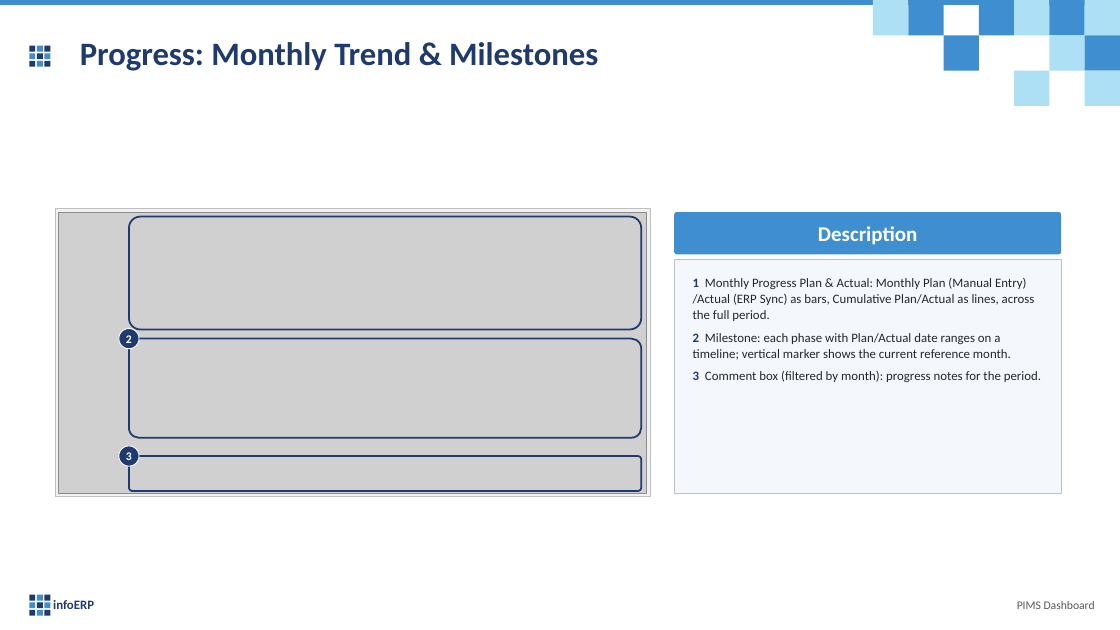
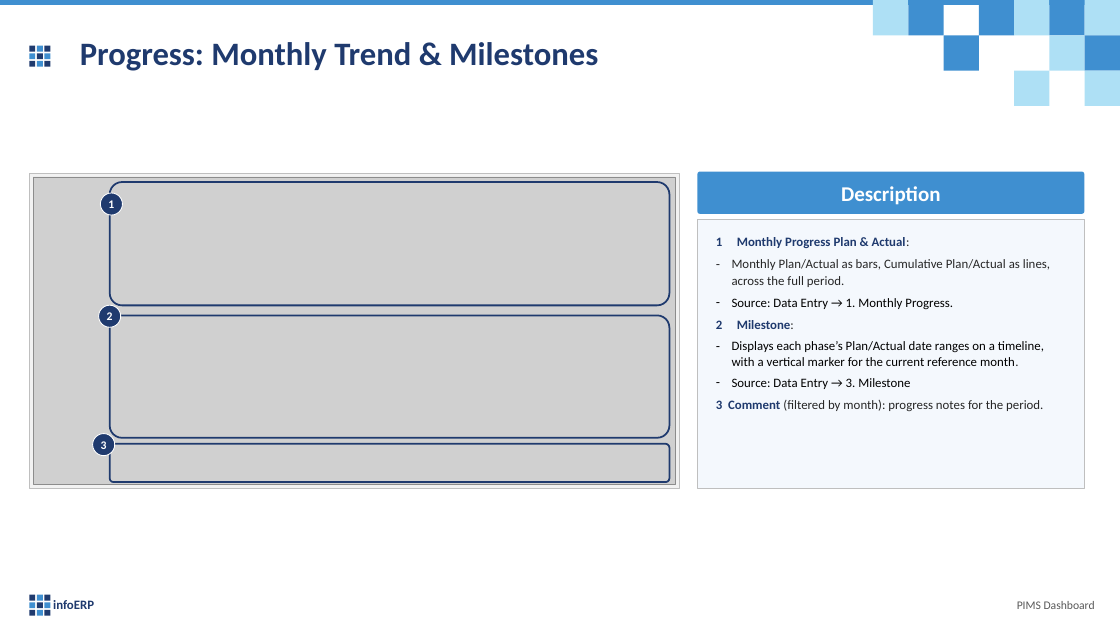
Before and after one commit to truongCLT/PIMS-DASHBOARD, a slide deck: slide 16 of docs/PIMS_Dashboard_User_Guide_Condensed.pptx (slide 14 before the commit). Drawn at 1120x630 pixels with LibreOffice and Linux fonts; fonts in the diff are those of the drawing; grey boxes stand for pictures. Boxes give left, top, right and bottom in pixels: in the first picture for what was removed or moved away, otherwise in the second. Text is boxed around its words. In the diff, an @@ line names an element or a change of style, - is before the commit and + after.

```diff
--- a/docs/PIMS_Dashboard_User_Guide_Condensed.pptx
+++ b/docs/PIMS_Dashboard_User_Guide_Condensed.pptx
@@ rectangle: place and size @@
-rectangle at [55,208,650,497]
+rectangle at [29,173,679,488]
@@ picture: place and size @@
-picture at [59,212,647,493]
+picture at [33,177,676,485]
@@ rounded rectangle "Description": place and size @@
-rounded rectangle "Description" at [675,212,1062,254]
+rounded rectangle "Description" at [697,171,1085,213]
@@ ellipse added at [101,193,123,215], fill #1F3A6E, outline #FFFFFF 0.75 pt, 10 pt, text #FFFFFF, bold @@
+1
@@ rounded rectangle: place and size @@
-rounded rectangle at [129,217,641,329]
+rounded rectangle at [110,182,670,306]
@@ rectangle: place and size @@
-rectangle at [675,260,1062,493]
+rectangle at [697,219,1085,488]
@@ text at [716,237,1050,411]: text changed; text colour #262626 to #000000 @@
-1 Monthly Progress Plan & Actual: Monthly Plan (Manual Entry) /Actual (ERP Sync) as bars, Cumulative Plan/Actual as lines, across the full period.
-2 Milestone: each phase with Plan/Actual date ranges on a timeline; vertical marker shows the current reference month.
-3 Comment box (filtered by month): progress notes for the period.
+1 Monthly Progress Plan & Actual:
+– Monthly Plan/Actual as bars, Cumulative Plan/Actual as lines, across the full period.
+– Source: Data Entry → 1. Monthly Progress.
+2 Milestone:
+– Displays each phase’s Plan/Actual date ranges on a timeline, with a vertical marker for the current reference month.
+– Source: Data Entry → 3. Milestone
+3 Comment (filtered by month): progress notes for the period.
@@ ellipse "2": place and size @@
-ellipse "2" at [118,329,139,349]
+ellipse "2" at [98,305,120,327]
@@ rounded rectangle: place and size @@
-rounded rectangle at [129,339,641,438]
+rounded rectangle at [110,315,670,438]
@@ ellipse "3": place and size @@
-ellipse "3" at [118,446,139,466]
+ellipse "3" at [92,434,114,455]
@@ rounded rectangle: place and size @@
-rounded rectangle at [129,456,641,492]
+rounded rectangle at [110,444,670,482]
```
Also in this commit, not shown: 36 other slides changed, 4 slides added, 1 slide removed, 7 other files.
